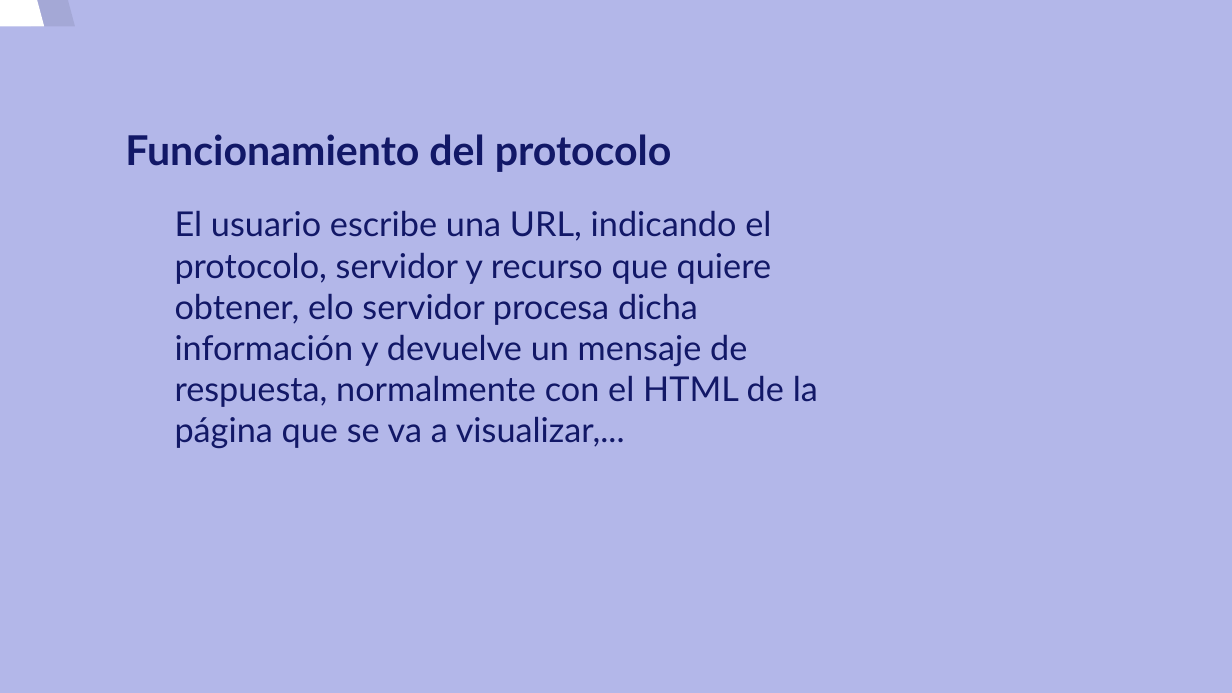
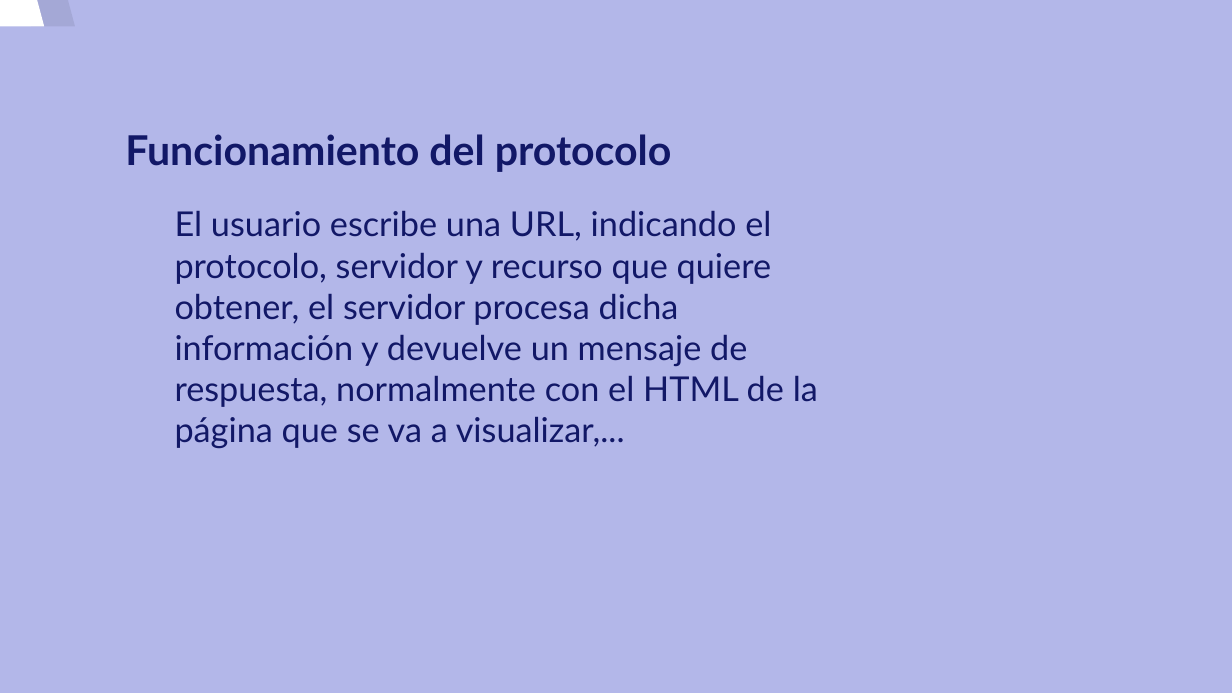
Before and after one commit to carloskuce/SRI, a slide deck: slide 4 of curso/u1/u1.odp. Drawn at 1232x693 pixels with LibreOffice and Linux fonts; fonts in the diff are those of the drawing. Boxes give left, top, right and bottom in pixels: in the first picture for what was removed or moved away, otherwise in the second. Text is boxed around its words. In the diff, an @@ line names an element or a change of style, - is before the commit and + after.

```diff
--- a/curso/u1/u1.odp
+++ b/curso/u1/u1.odp
@@ text at bbox=[175, 211, 818, 448]: text changed @@
-El usuario escribe una URL, indicando el protocolo, servidor y recurso que quiere obtener, elo servidor procesa dicha información y devuelve un mensaje de respuesta, normalmente con el HTML de la página que se va a visualizar,...
+El usuario escribe una URL, indicando el protocolo, servidor y recurso que quiere obtener, el servidor procesa dicha información y devuelve un mensaje de respuesta, normalmente con el HTML de la página que se va a visualizar,...
```
Also in this commit, not shown: 3 other slides changed, 1 slide added, 1 slide removed, 2 other files.
